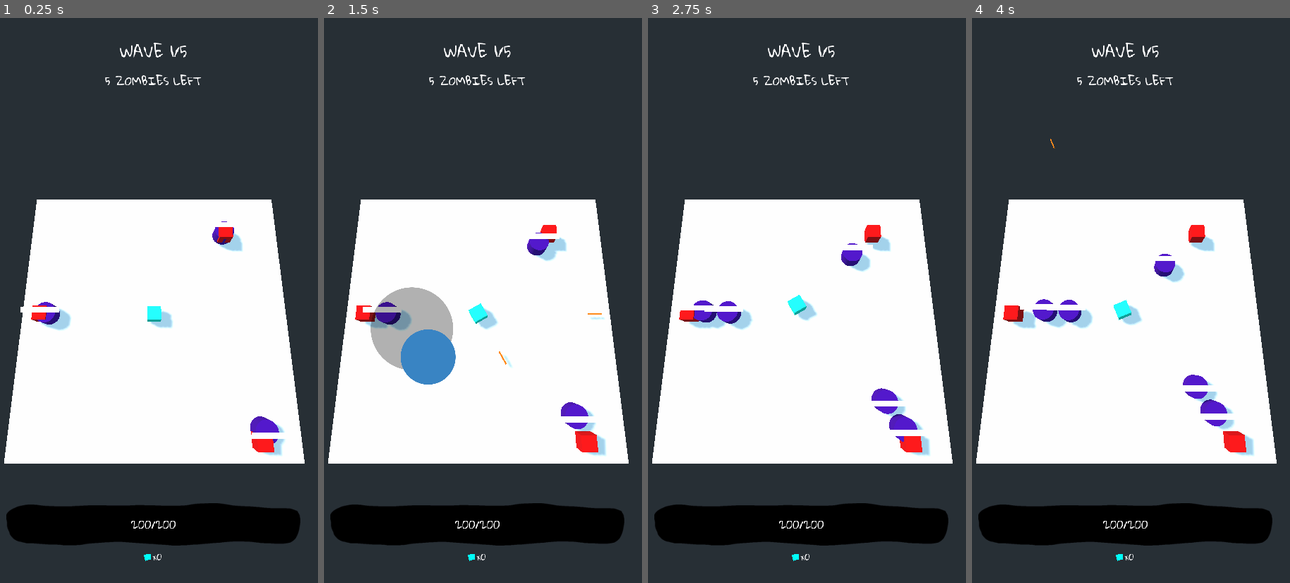
Above: before the commit, frames 1-4 (left to right).
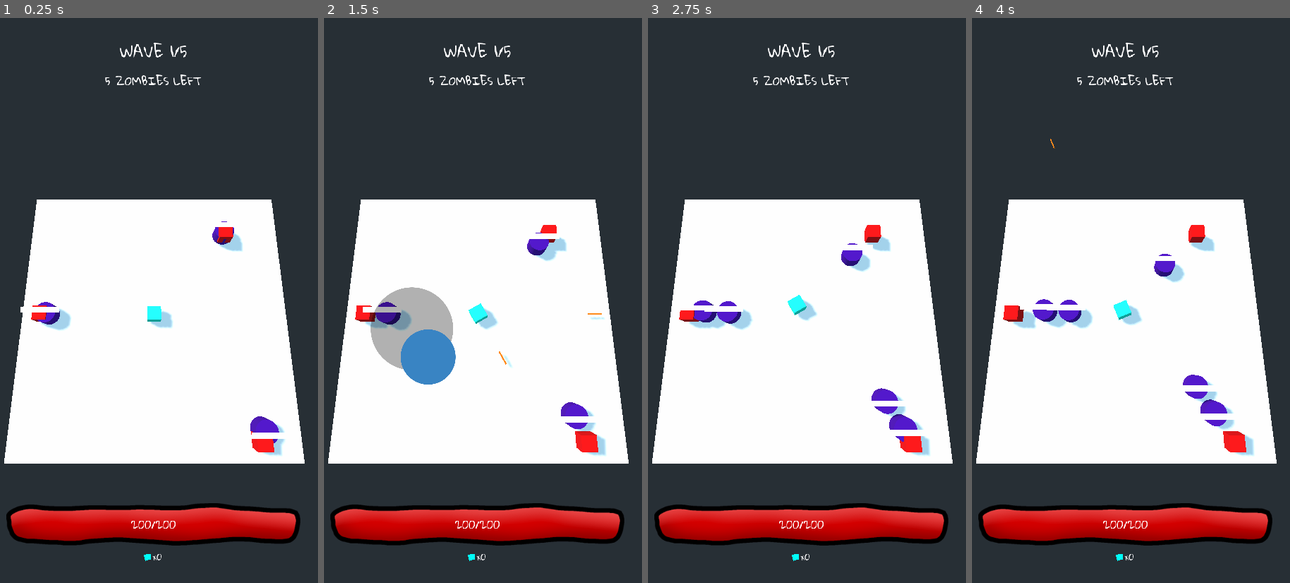
Above: after the commit, the same moments.

Repository: jeffsieu/coma-dash
Game: Godot game, scene res://MainLevel.tscn
Two runs of this game, one before a commit and one after it. Both use one fixed random seed, a clock stepped at 60 frames per second and the inputs below.
Inputs (mouse positions are in pixels of both pictures, inside the frame that each line leads up to):
- Up to frame 1 (0.25 s): no input
- Up to frame 2 (1.5 s): move the mouse to (549, 272) at 0.52 s; click (549, 272) at 0.67 s; drag from (409, 328) to (460, 413) at 1.27 s
- Up to frame 3 (2.75 s): move the mouse to (835, 176) at 2.02 s; click (835, 176) at 2.17 s
- Up to frame 4 (4 s): drag from (1108, 413) to (1026, 215) at 2.77 s; move the mouse to (1223, 385) at 3.52 s; click (1223, 385) at 3.67 s

The runs differ from the first frame. In frame 1, 4.6% of the frame differs, in the area x 3-94%, y 86-93%; in frame 2, 4.6%; in frame 3, 4.6%; in frame 4, 4.6%.

Commit message:
Fix broken hp bar

Diff:
--- a/MainLevel.tscn
+++ b/MainLevel.tscn
@@ -10,8 +10,9 @@
 [ext_resource path="res://Heading1.tres" type="DynamicFont" id=8]
 [ext_resource path="res://Heading2.tres" type="DynamicFont" id=9]
 [ext_resource path="res://GUI.gd" type="Script" id=10]
-[ext_resource path="res://GloriaHallelujah-Regular.ttf" type="DynamicFontData" id=11]
+[ext_resource path="res://HealthBar/healthbarfront.png" type="Texture" id=11]
 [ext_resource path="res://HealthBar/healthbarback.png" type="Texture" id=12]
+[ext_resource path="res://GloriaHallelujah-Regular.ttf" type="DynamicFontData" id=13]
 
 [sub_resource type="BoxShape" id=1]
 
@@ -113,6 +114,7 @@
 size_flags_horizontal = 0
 size_flags_vertical = 0
 texture_under = ExtResource( 12 )
+texture_progress = ExtResource( 11 )
 __meta__ = {
 "_edit_use_anchors_": false
 }
@@ -136,7 +138,7 @@
 }
 
 [node name="LootDisplay" type="MarginContainer" parent="GUI"]
-margin_top = 946.0
+margin_top = 928.0
 margin_right = 536.0
 margin_bottom = 961.0
 
Not shown: 2 places in MainLevel.tscn that only renumber resources
